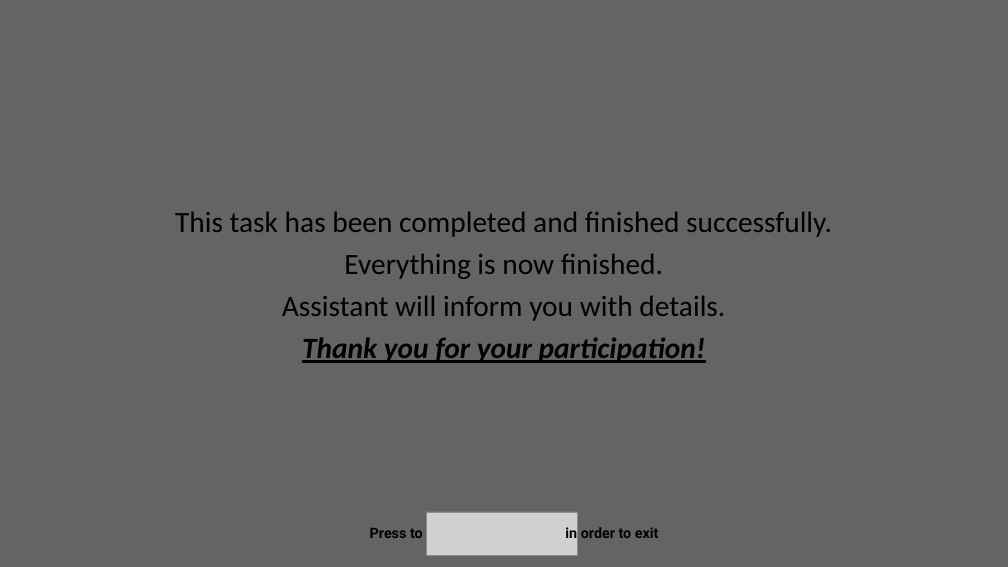
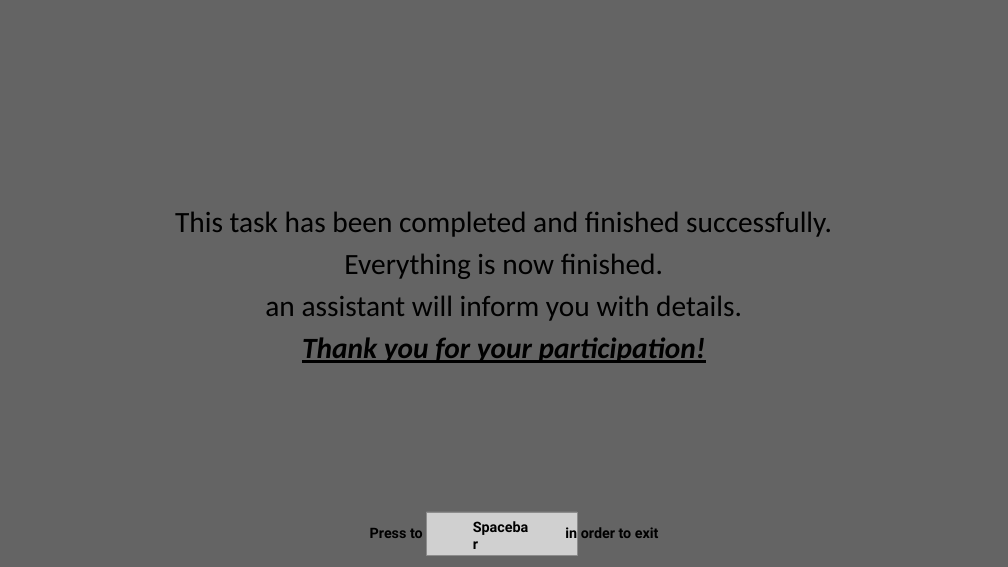
Before and after one commit to Ibrahim-V-Arslan/MT_Sequential_Effects, a slide deck: slide 5 of Squircle experiment/Instructions/Instruction Creator.pptx. Drawn at 1008x567 pixels with LibreOffice and Linux fonts; fonts in the diff are those of the drawing; grey boxes stand for pictures. Boxes give left, top, right and bottom in pixels: in the first picture for what was removed or moved away, otherwise in the second. Text is boxed around its words. In the diff, an @@ line names an element or a change of style, - is before the commit and + after.

```diff
--- a/Squircle experiment/Instructions/Instruction Creator.pptx
+++ b/Squircle experiment/Instructions/Instruction Creator.pptx
@@ text at box(265, 295, 742, 321): text changed @@
-Assistant will inform you with details.
+an assistant will inform you with details.
@@ text added at box(467, 515, 536, 539), 17.1 pt, text #000000, bold @@
+Spacebar
```
Also in this commit, not shown: 4 other slides changed, 31 other files.
